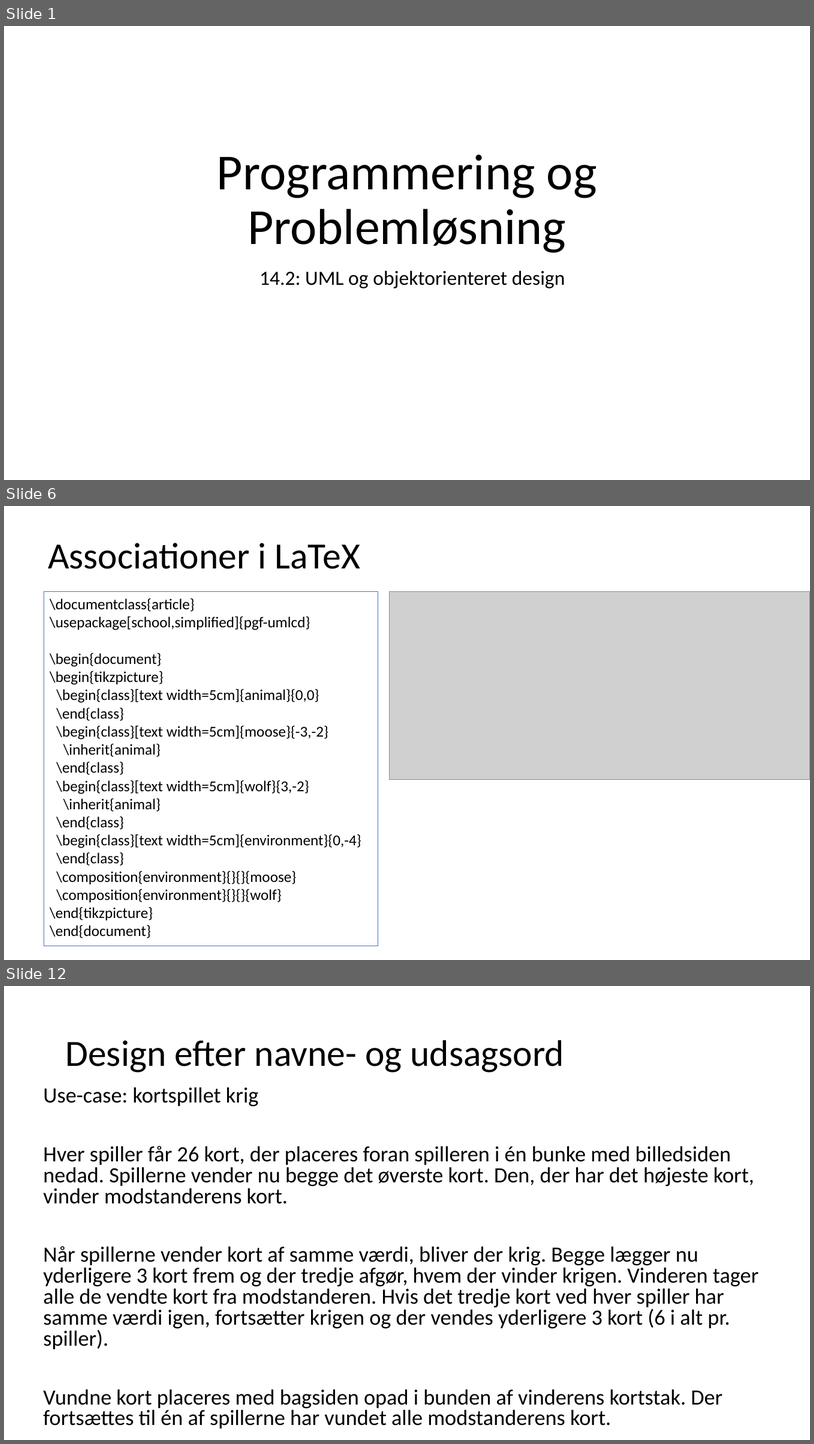
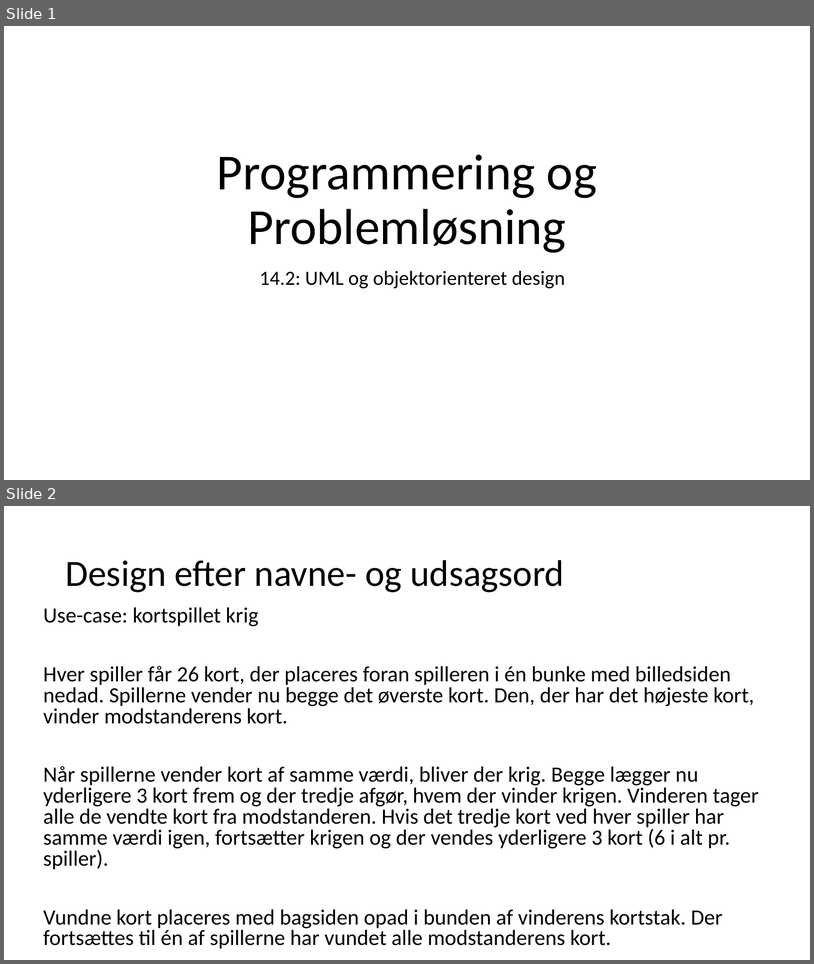
Before and after one commit to fisterloegsovs/pop22, a slide deck: lectures/14.3/lecture.pptx. Shown one above the other, each under a label of ours: slides 1, 6 and 12 before the commit, slides 1 and 2 after it; the slides between them are not shown. The pictures are 814x1444 and 814x964 pixels, drawn with LibreOffice and Linux fonts; fonts in the diff are those of the drawing; grey boxes stand for pictures. Boxes give left, top, right and bottom in pixels: in the first picture for what was removed or moved away, otherwise in the second. Text is boxed around its words. In the diff, an @@ line names an element or a change of style, - is before the commit and + after.

```diff
--- a/lectures/14.3/lecture.pptx
+++ b/lectures/14.3/lecture.pptx
@@ slide 6 removed at (4, 506, 810, 960), background #FFFFFF @@
@@ title removed at (48, 543, 360, 569) @@
-Associationer i LaTeX
@@ rectangle removed at (44, 591, 378, 946) @@
-\documentclass{article}
-\usepackage[school,simplified]{pgf-umlcd}
-\begin{document}
-\begin{tikzpicture}
-\begin{class}[text width=5cm]{animal}{0,0}
-\end{class}
-\begin{class}[text width=5cm]{moose}{-3,-2}
-\inherit{animal}
-\end{class}
-\begin{class}[text width=5cm]{wolf}{3,-2}
-\inherit{animal}
-\end{class}
-\begin{class}[text width=5cm]{environment}{0,-4}
-\end{class}
-\composition{environment}{}{}{moose}
-\composition{environment}{}{}{wolf}
-\end{tikzpicture}
-\end{document}
@@ picture removed at (390, 591, 810, 779) @@
@@ what was slide 12 is now slide 2 @@
```
Also in this commit, not shown: 3 slides changed, 3 slides added, 9 other slides removed, 2 other files.
